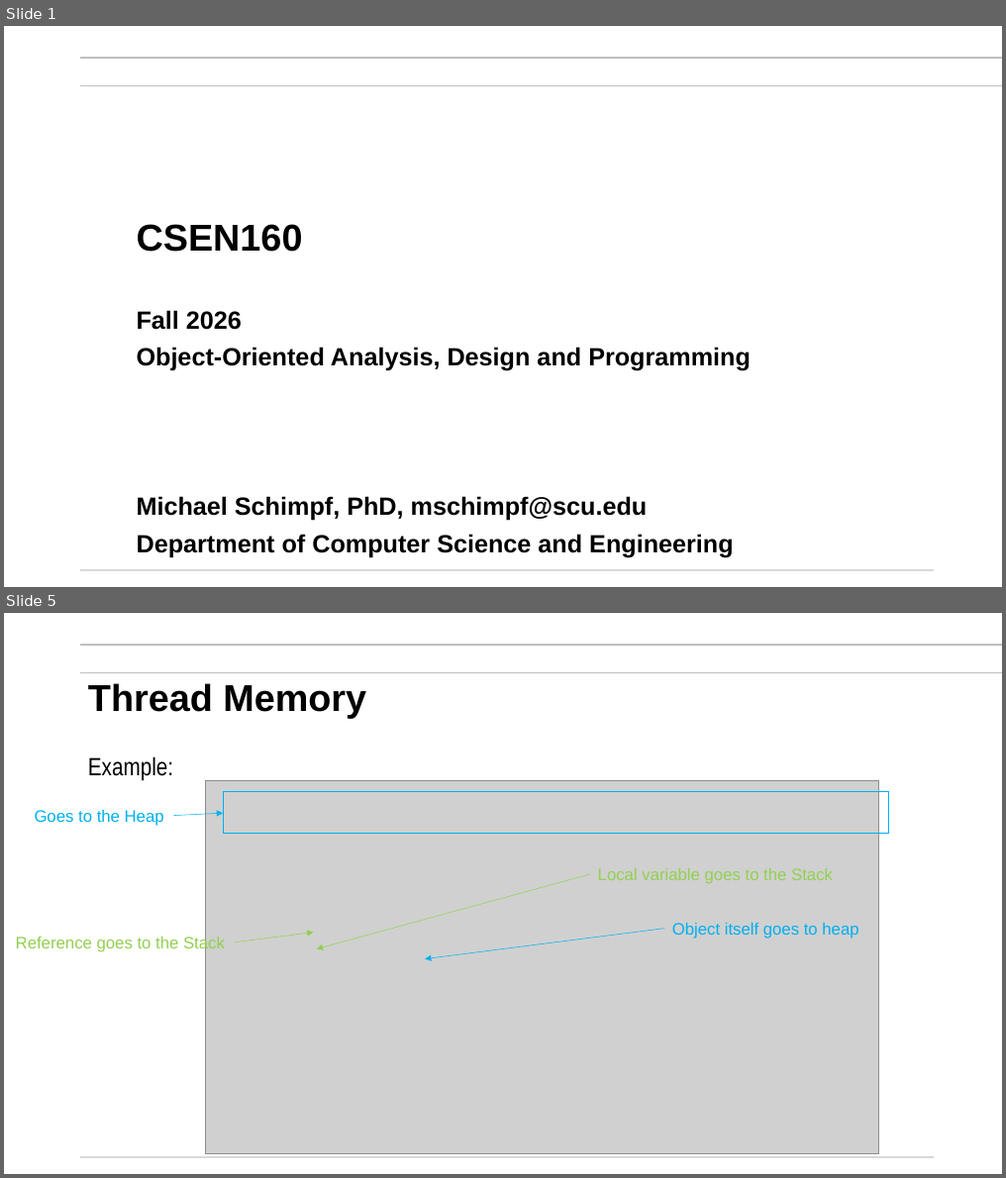
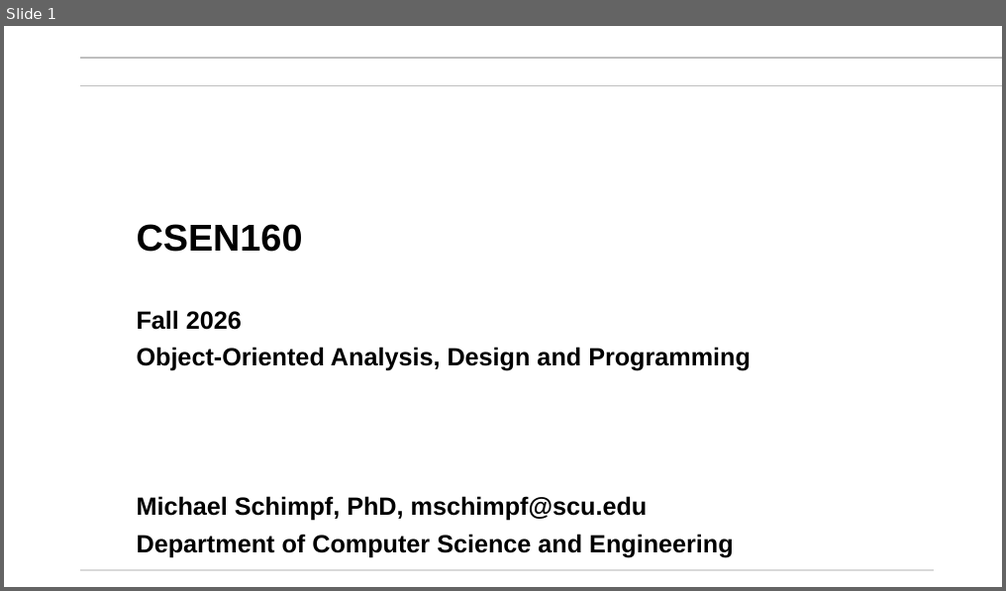
Before and after one commit to mikegrace2/CSEN160-Fall2026-Course-Website, a slide deck: lectures/Week07_Miscellaneuos/1_Threads_ExecutorService_V4.pptx. Shown one above the other, each under a label of ours: slides 1 and 5 before the commit, slide 1 after it; the slides between them are not shown. The pictures are 1006x1178 and 1006x591 pixels, drawn with LibreOffice and Linux fonts; fonts in the diff are those of the drawing; grey boxes stand for pictures; background and template pictures are left out. Boxes give left, top, right and bottom in pixels: in the first picture for what was removed or moved away, otherwise in the second. Text is boxed around its words. In the diff, an @@ line names an element or a change of style, - is before the commit and + after.

```diff
--- a/lectures/Week07_Miscellaneuos/1_Threads_ExecutorService_V4.pptx
+++ b/lectures/Week07_Miscellaneuos/1_Threads_ExecutorService_V4.pptx
@@ slide 5 removed at [4,613,1002,1174], background #FFFFFF; not listed: 3 template elements that a slide beside it also shows @@
@@ title removed at [88,683,366,719] @@
-Thread Memory
@@ text removed at [88,757,173,781] @@
-Example:
@@ picture removed at [205,780,879,1155] @@
@@ text removed at [35,810,164,826] @@
-Goes to the Heap
@@ arrow removed from (174, 816) to (223, 813) @@
@@ rectangle removed at [223,791,888,833] @@
@@ arrow removed from (590, 874) to (317, 950) @@
@@ text removed at [598,868,833,884] @@
-Local variable goes to the Stack
@@ text removed at [16,935,225,953] @@
-Reference goes to the Stack
@@ arrow removed from (236, 943) to (313, 933) @@
@@ arrow removed from (665, 928) to (425, 959) @@
@@ text removed at [672,923,858,939] @@
-Object itself goes to heap
```
Also in this commit, not shown: 39 other slides removed, 1 other file.
